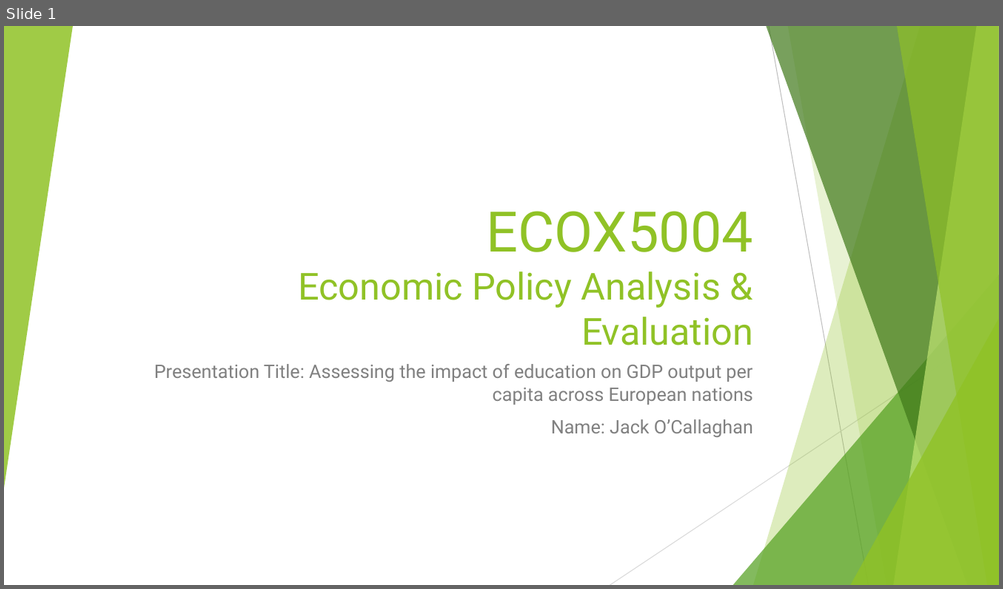
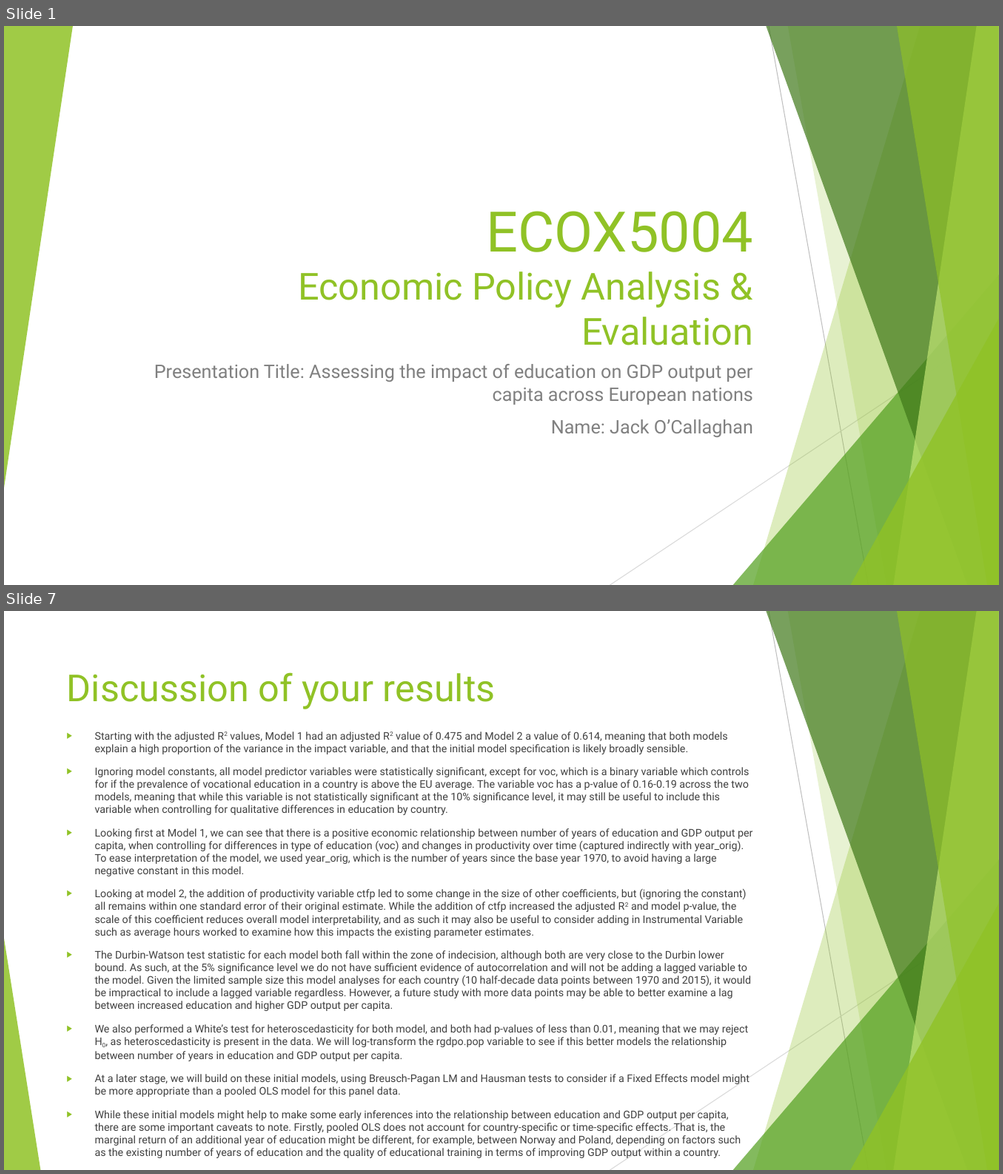
Before and after one commit to jack-n-ocallaghan/ecox-5004-analysis, a slide deck: ECOX5004 Pres 2 Proforma Slides - Jack O'Callaghan.pptx. Shown one above the other, each under a label of ours: slide 1 before the commit, slides 1 and 7 after it; the slides between them are not shown. The pictures are 1003x589 and 1003x1174 pixels, drawn with LibreOffice and Linux fonts; fonts in the diff are those of the drawing. Boxes give left, top, right and bottom in pixels: in the first picture for what was removed or moved away, otherwise in the second. Text is boxed around its words. In the diff, an @@ line names an element or a change of style, - is before the commit and + after.

Commit message:
draft-pres
Draft Presentation completed, and two core models added (plus accompanying statistical testing and narrative).

```diff
--- a/ECOX5004 Pres 2 Proforma Slides - Jack O'Callaghan.pptx
+++ b/ECOX5004 Pres 2 Proforma Slides - Jack O'Callaghan.pptx
@@ slide 7 added at <box>4,611,999,1170</box>, background #FFFFFF; not listed: 9 template elements that a slide beside it also shows @@
@@ title added at <box>67,672,495,709</box>, 36 pt, text #90C226 @@
+Discussion of your results
@@ text added at <box>95,732,752,1146</box>, 10.2 pt, text #404040 @@
+▶ Starting with the adjusted R2 values, Model 1 had an adjusted R2 value of 0.475 and Model 2 a value of 0.614, meaning that both models explain a high proportion of the variance in the impact variable, and that the initial model specification is likely broadly sensible.
+▶ Ignoring model constants, all model predictor variables were statistically significant, except for voc, which is a binary variable which controls for if the prevalence of vocational education in a country is above the EU average. The variable voc has a p-value of 0.16-0.19 across the two models, meaning that while this variable is not statistically significant at the 10% significance level, it may still be useful to include this variable when controlling for qualitative differences in education by country.
+▶ Looking first at Model 1, we can see that there is a positive economic relationship between number of years of education and GDP output per capita, when controlling for differences in type of education (voc) and changes in productivity over time (captured indirectly with year_orig). To ease interpretation of the model, we used year_orig, which is the number of years since the base year 1970, to avoid having a large negative constant in this model.
+▶ Looking at model 2, the addition of productivity variable ctfp led to some change in the size of other coefficients, but (ignoring the constant) all remains within one standard error of their original estimate. While the addition of ctfp increased the adjusted R2 and model p-value, the scale of this coefficient reduces overall model interpretability, and as such it may also be useful to consider adding in Instrumental Variable such as average hours worked to examine how this impacts the existing parameter estimates.
+▶ The Durbin-Watson test statistic for each model both fall within the zone of indecision, although both are very close to the Durbin lower bound. As such, at the 5% significance level we do not have sufficient evidence of autocorrelation and will not be adding a lagged variable to the model. Given the limited sample size this model analyses for each country (10 half-decade data points between 1970 and 2015), it would be impractical to include a lagged variable regardless. However, a future study with more data points may be able to better examine a lag between increased education and higher GDP output per capita.
+▶ We also performed a White’s test for heteroscedasticity for both model, and both had p-values of less than 0.01, meaning that we may reject H0, as heteroscedasticity is present in the data. We will log-transform the rgdpo.pop variable to see if this better models the relationship between number of years in education and GDP output per capita.
+▶ At a later stage, we will build on these initial models, using Breusch-Pagan LM and Hausman tests to consider if a Fixed Effects model might be more appropriate than a pooled OLS model for this panel data.
+▶ While these initial models might help to make some early inferences into the relationship between education and GDP output per capita, there are some important caveats to note. Firstly, pooled OLS does not account for country-specific or time-specific effects. That is, the marginal return of an additional year of education might be different, for example, between Norway and Poland, depending on factors such as the existing number of years of education and the quality of educational training in terms of improving GDP output within a country.
@@ triangle added at <box>4,939,40,1170</box>, fill #90C226 at 85% opacity @@
```
Also in this commit, not shown: 4 slides changed, 3 other slides added, 3 slides removed, 3 other files.
